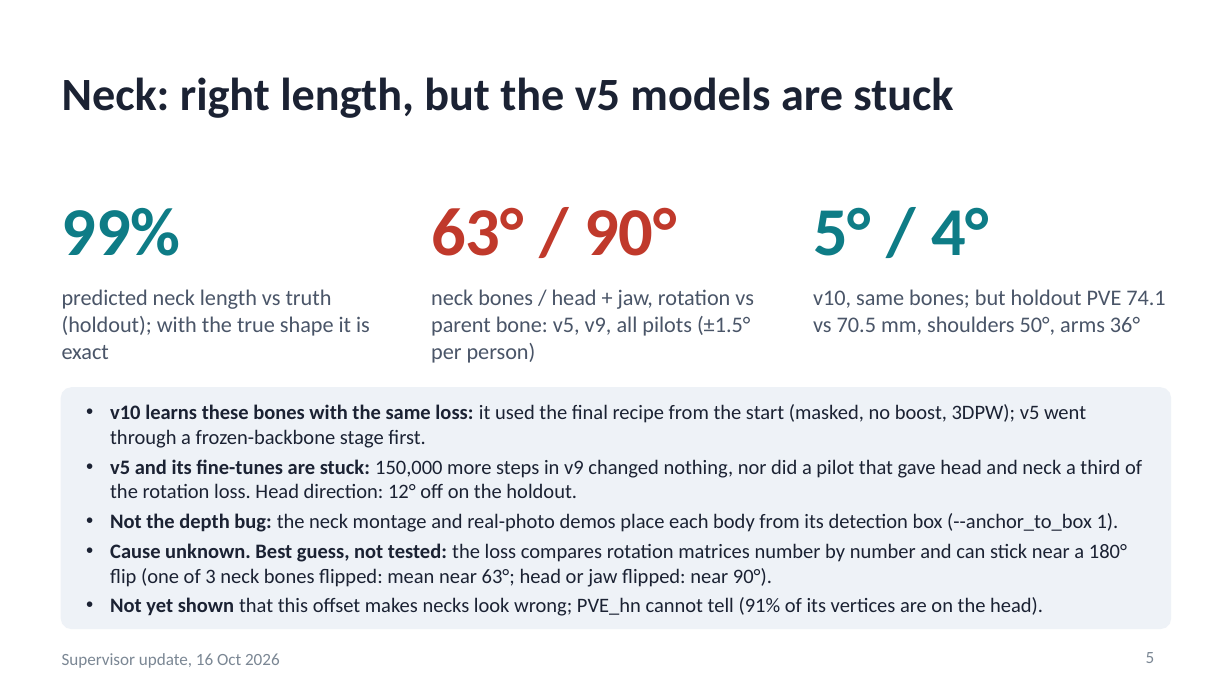
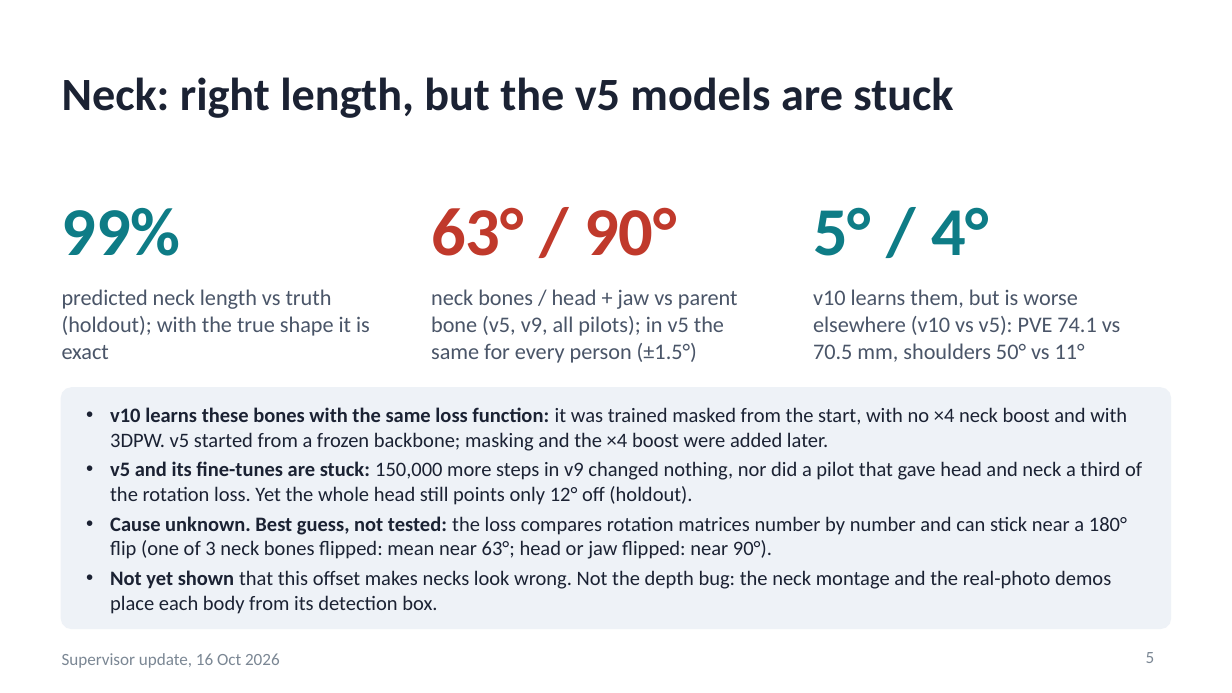
Before and after one commit to saadnajib/Multi-Person-Whole-Body-Human-Mesh-Recovery-in-a-Single-Shot-with-Annyone-dataset-and-3dpw-dataset, a slide deck: slide 5 of docs/supervisor_update_2026-10-16.pptx. Drawn at 1232x693 pixels with LibreOffice and Linux fonts; fonts in the diff are those of the drawing. Boxes give left, top, right and bottom in pixels: in the first picture for what was removed or moved away, otherwise in the second. Text is boxed around its words. In the diff, an @@ line names an element or a change of style, - is before the commit and + after.

```diff
--- a/docs/supervisor_update_2026-10-16.pptx
+++ b/docs/supervisor_update_2026-10-16.pptx
@@ text at [431, 289, 738, 363]: text changed @@
-neck bones / head + jaw, rotation vs parent bone: v5, v9, all pilots (±1.5° per person)
+neck bones / head + jaw vs parent bone (v5, v9, all pilots); in v5 the same for every person (±1.5°)
@@ text at [813, 289, 1121, 362]: text changed @@
-v10, same bones; but holdout PVE 74.1 vs 70.5 mm, shoulders 50°, arms 36°
+v10 learns them, but is worse elsewhere (v10 vs v5): PVE 74.1 vs 70.5 mm, shoulders 50° vs 11°
@@ text at [110, 407, 1142, 505]: text changed @@
-• v10 learns these bones with the same loss: it used the final recipe from the start (masked, no boost, 3DPW); v5 went through a frozen-backbone stage first.
-• v5 and its fine-tunes are stuck: 150,000 more steps in v9 changed nothing, nor did a pilot that gave head and neck a third of the rotation loss. Head direction: 12° off on the holdout.
-• Not the depth bug: the neck montage and real-photo demos place each body from its detection box (--anchor_to_box 1).
+• v10 learns these bones with the same loss function: it was trained masked from the start, with no ×4 neck boost and with 3DPW. v5 started from a frozen backbone; masking and the ×4 boost were added later.
+• v5 and its fine-tunes are stuck: 150,000 more steps in v9 changed nothing, nor did a pilot that gave head and neck a third of the rotation loss. Yet the whole head still points only 12° off (holdout).
@@ text at [110, 570, 1111, 614]: text changed @@
-• Not yet shown that this offset makes necks look wrong; PVE_hn cannot tell (91% of its vertices are on the head).
+• Not yet shown that this offset makes necks look wrong. Not the depth bug: the neck montage and the real-photo demos place each body from its detection box.
```
Also in this commit, not shown: 11 other slides changed, 1 other file.
